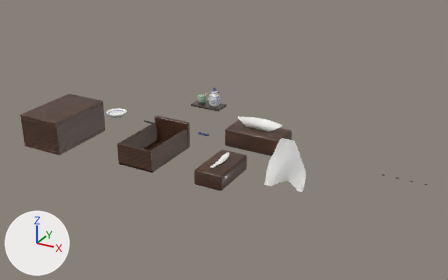
The Blender file blender/barsetting.blend, before and after one commit.
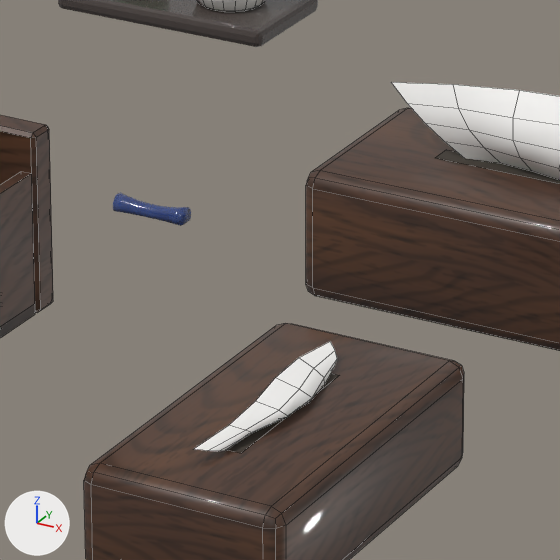
Each version is shown whole from a 50 mm lens placed at (1.667, -2.038, 1.016), pointed at (0.625, -0.143, 0.069), then close up on the part from 41% to 58% of the width and 38% to 65% of the height. The lights are fixed; the arrows at lower left show +X, +Y and +Z. The older version's two pictures come first. The close-ups show mesh edges as thin lines.

The first close-up shows 'BarCondShoyu', 'BarCondTray', 'BarDrawerBody', 'BarHashiokiBody', 'BarTissueCase', 'BarTissueLowCase', 'BarTissueLowSheet', 'BarTissueSheet', 'BarTissueSlot' and 1 more.
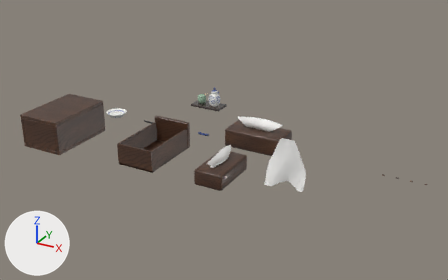
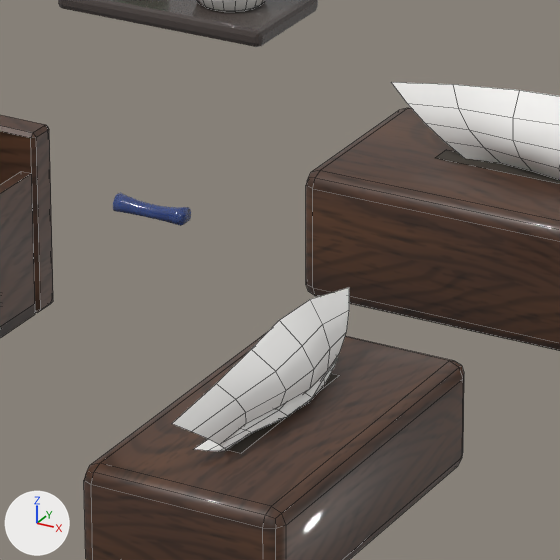
Boxes (x1, y1, x2, y2) around the edits, measured in the close-ups (560 x 560 px):
```json
{"object": "BarTissueLowPop", "change": "added", "after": [172, 287, 349, 447]}
{"object": "BarTissueLowSheet", "change": "unchanged, covered by the edit", "before": [194, 341, 337, 451], "after": [194, 358, 337, 451]}
```

Scene script edits in JSON lines:
```json
{"op": "add", "block": "me_bartissuelowpop", "code": ["me_bartissuelowpop = bpy.data.meshes.new('BarTissueLowPop')", "me_bartissuelowpop.from_pydata(...)  # 30 vertices, 20 faces; spans x -0.09..0.09, y -0.012..0.012, z 0.06..0.1", "me_bartissuelowpop.polygons.foreach_set('use_smooth', [True] * 20)", "me_bartissuelowpop.materials.append(mat_bartissuepaper)  # white #fcfaf8"]}
{"op": "add", "block": "ob_bartissuelowpop", "code": ["ob_bartissuelowpop = bpy.data.objects.new('BarTissueLowPop', me_bartissuelowpop)", "ob_bartissuelowpop.parent = ob_bartissuelow", "ob_bartissuelowpop.location = (0.0, 0.0, 0.0)"]}
```
